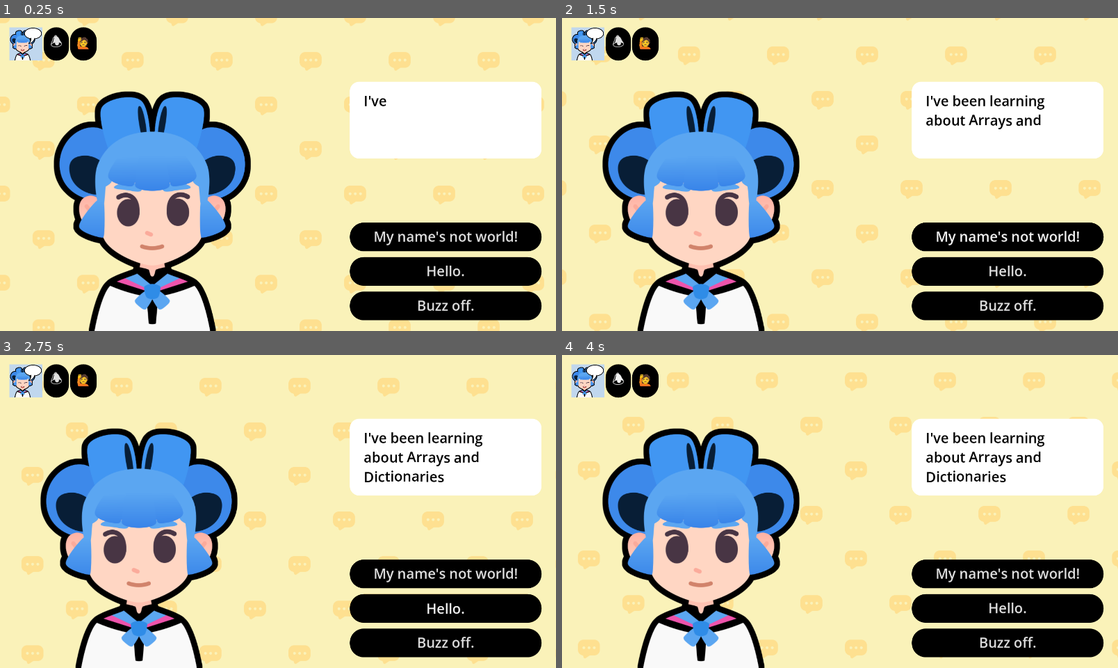
Above: before the commit, frames 1-4 (two rows, left to right).
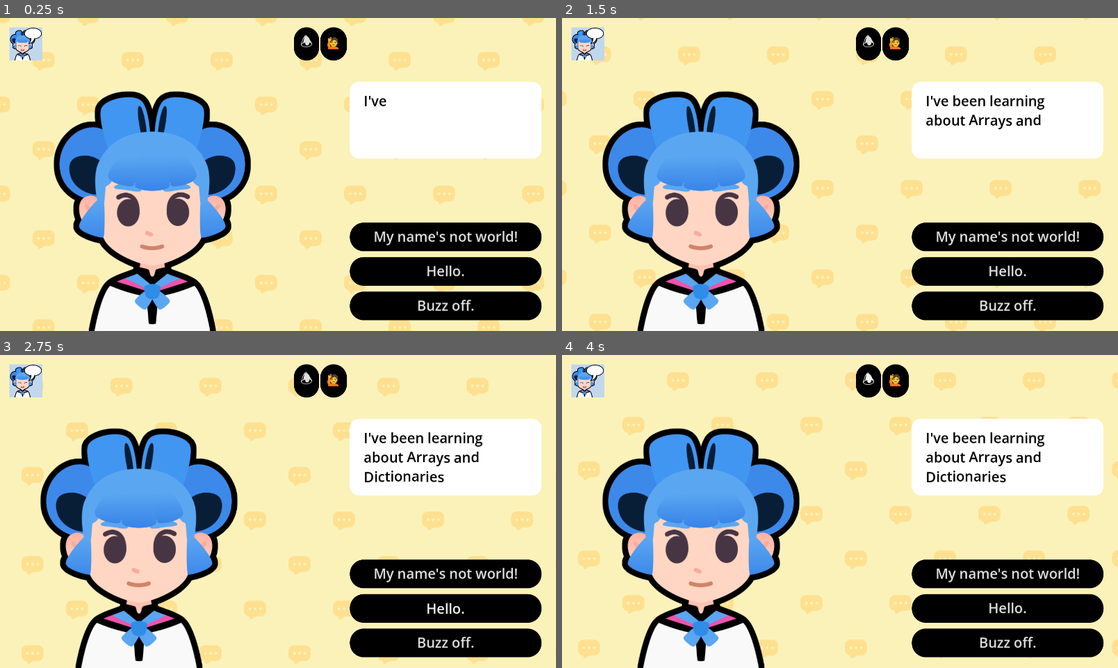
Above: after the commit, the same moments.

Repository: mimcconlogue/M8-starting-a-dialogue
Game: Godot game, scene res://lessons/dialogue.tscn
The game is run twice, just before and just after one commit, with the same random seed, the same clock (stepped at 60 frames per second) and the same inputs. Sound files missing from this copy of the repository are replaced by a short silence.
Inputs (mouse positions are in pixels of both pictures, inside the frame that each line leads up to):
- Up to frame 1 (0.25 s): no input
- Up to frame 2 (1.5 s): click "My name's not world!" at 0.5 s; click (728, 43) at 1.27 s
- Up to frame 3 (2.75 s): click "Hello." at 2 s
- Up to frame 4 (4 s): click "Buzz off." at 2.75 s; click "🕭" at 3.5 s

The runs differ from the first frame. In frame 1, 1.7% of the frame differs, in the area x 7-63%, y 2-14%; in frame 2, 1.7%, in the area x 7-98%, y 2-75%; in frame 3, 1.7%; in frame 4, 1.7%.
Error before the commit: Invalid assignment of property or key 'disabled' with value of type 'bool' on a base object of type 'null instance'. (res://lessons/dialogue.gd:110)

Commit message:
fixed the no camera issue
removed all code related to the next button.

Diff:
--- a/M08.start_a_dialog_workbook/lessons/dialogue.gd
+++ b/M08.start_a_dialog_workbook/lessons/dialogue.gd
@@ -52,27 +52,25 @@
 		"character": bodies["sophia"]
 	}
 ]
-var current_item_index := 0
+
 
 ## UI element that shows the texts
 @onready var rich_text_label: RichTextLabel = %RichTextLabel
 ## UI element that progresses to the next text
-@onready var next_button: Button = %NextButton
-## Audio player that plays voice sounds while text is being written
 @onready var audio_stream_player: AudioStreamPlayer = %AudioStreamPlayer
 ## The character
 @onready var body: TextureRect = %Body
 ## The Expression
 @onready var expression: TextureRect = %Expression
+@onready var v_box_container: VBoxContainer = $VBoxContainer
 
 
 func _ready() -> void:
-	show_text()
-	next_button.pressed.connect(advance)
+	show_text(0)
 
 
 ## Draws the current text to the rich text element
-func show_text() -> void:
+func show_text(current_item_index:int) -> void:
 	# We retrieve the current item from the array
 	var current_item := dialogue_items[current_item_index]
 	# from the item, we extract the properties.
@@ -105,26 +103,6 @@
 
 	# We animate the character sliding in.
 	slide_in()
-
-	# Finally, we disable the next button until the text finishes displaying.
-	next_button.disabled = true
-	tween.finished.connect(func() -> void:
-		next_button.disabled = false
-	)
-
-
-## Progresses to the next slide.
-func advance() -> void:
-	# We increment the slide amount by 1
-	current_item_index += 1
-	if current_item_index == dialogue_items.size():
-		# if we reached the last slide, quit
-		get_tree().quit()
-	else:
-		# otherwise, show the text
-		show_text()
-
-
 ## Animates the character when they start talking
 func slide_in() -> void:
 	var slide_tween := create_tween()
--- a/M08.start_a_dialog_workbook/lessons/dialogue.tscn
+++ b/M08.start_a_dialog_workbook/lessons/dialogue.tscn
@@ -121,6 +121,11 @@
 texture = ExtResource("8_rduj4")
 expand_mode = 2
 
+[node name="Button" type="Button" parent="HBoxContainer"]
+z_index = -1
+layout_mode = 2
+text = "                                                                    "
+
 [node name="AspectRatioContainer" type="AspectRatioContainer" parent="HBoxContainer"]
 layout_mode = 2
 ratio = 1.6096
